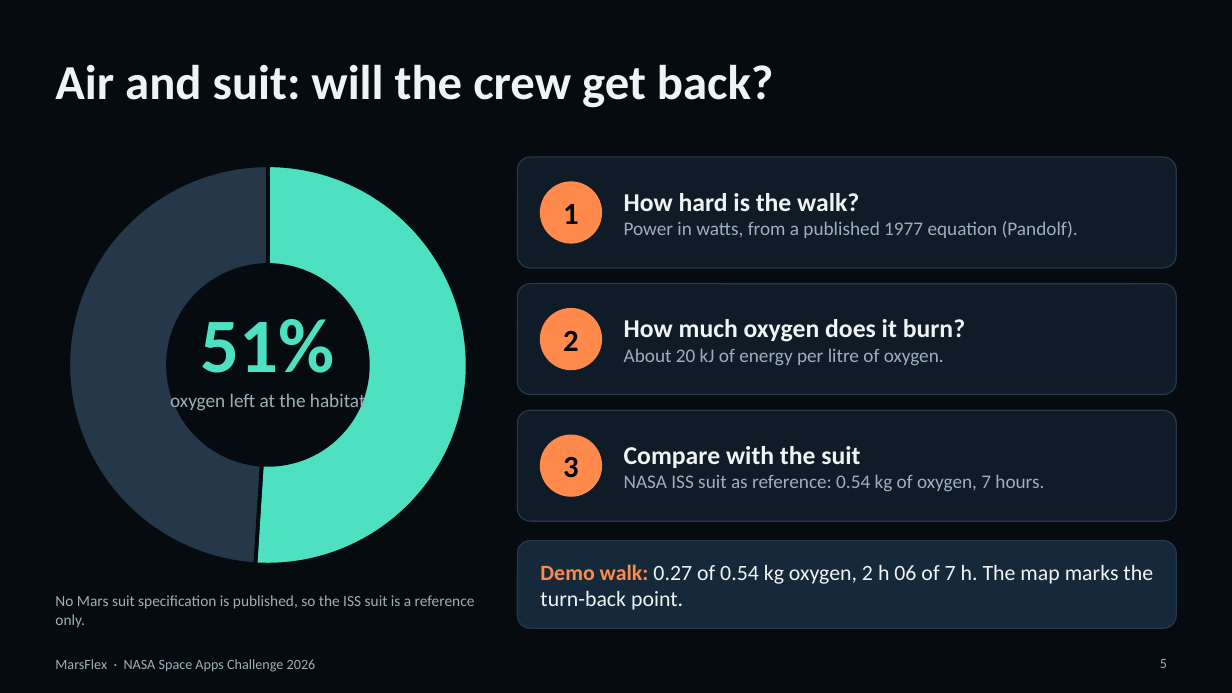
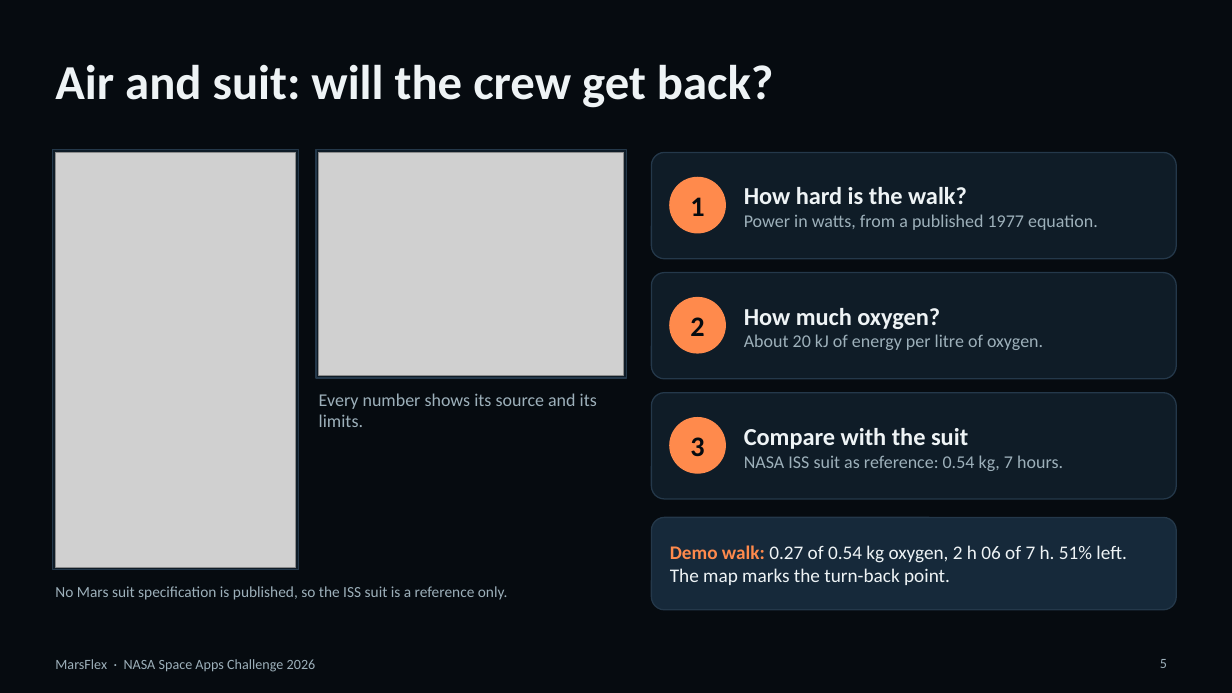
Before and after one commit to Humam-Taibeh/MarsFlex, a slide deck: slide 5 of docs/submission/presentation/MarsFlex_Presentation_4min.pptx. Drawn at 1232x693 pixels with LibreOffice and Linux fonts; fonts in the diff are those of the drawing; grey boxes stand for pictures. Boxes give left, top, right and bottom in pixels: in the first picture for what was removed or moved away, otherwise in the second. Text is boxed around its words. In the diff, an @@ line names an element or a change of style, - is before the commit and + after.

```diff
--- a/docs/submission/presentation/MarsFlex_Presentation_4min.pptx
+++ b/docs/submission/presentation/MarsFlex_Presentation_4min.pptx
@@ rectangle added at box(53, 150, 299, 570), fill #0F1C27, outline #24384A 1 pt @@
@@ doughnut chart removed at box(55, 152, 481, 578) @@
-categories: Left, Used
-Series 1: 51, 49
@@ picture added at box(55, 152, 296, 567) @@
@@ rectangle added at box(316, 150, 627, 378), fill #0F1C27, outline #24384A 1 pt @@
@@ picture added at box(319, 152, 624, 375) @@
@@ rounded rectangle: place and size @@
-rounded rectangle at box(518, 157, 1177, 268)
+rounded rectangle at box(652, 152, 1177, 259)
@@ text "1": place and size @@
-text "1" at box(563, 204, 579, 224)
+text "1" at box(690, 197, 704, 216)
@@ ellipse: place and size @@
-ellipse at box(541, 182, 602, 243)
+ellipse at box(670, 177, 726, 233)
@@ text "How hard is the walk?": place and size @@
-text "How hard is the walk?" at box(624, 193, 1078, 238)
+text "How hard is the walk?" at box(744, 187, 1098, 230)
@@ text at box(744, 187, 967, 204): size 20 to 19 pt in "How hard is the walk?" @@
@@ text at box(744, 214, 1098, 230): text changed; size 15 to 14 pt @@
-Power in watts, from a published 1977 equation (Pandolf).
+Power in watts, from a published 1977 equation.
@@ rounded rectangle: place and size @@
-rounded rectangle at box(518, 284, 1177, 395)
+rounded rectangle at box(652, 273, 1177, 379)
@@ text "2": place and size @@
-text "2" at box(563, 330, 579, 351)
+text "2" at box(690, 317, 704, 336)
@@ ellipse: place and size @@
-ellipse at box(541, 309, 602, 370)
+ellipse at box(670, 298, 726, 353)
@@ text "How much oxygen?": place and size @@
-text "How much oxygen?" at box(624, 319, 965, 366)
+text "How much oxygen?" at box(744, 308, 1043, 350)
@@ text removed at box(201, 319, 335, 373) @@
-51%
@@ text at box(744, 308, 940, 329): text changed; size 20 to 19 pt @@
-How much oxygen does it burn?
+How much oxygen?
@@ text at box(744, 334, 1043, 350): size 15 to 14 pt in "About 20 kJ of energy per litre ..." @@
@@ text removed at box(170, 393, 365, 412) @@
-oxygen left at the habitat
@@ text added at box(319, 393, 597, 427), 14 pt, text #9DB0BA @@
+Every number shows its source and its limits.
@@ rounded rectangle: place and size @@
-rounded rectangle at box(518, 410, 1177, 521)
+rounded rectangle at box(652, 393, 1177, 499)
@@ size 24 to 22 pt in 3 elements at box(690, 197, 704, 216), box(690, 317, 704, 336), box(690, 437, 704, 457) @@
@@ text "3": place and size @@
-text "3" at box(563, 456, 579, 478)
+text "3" at box(690, 437, 704, 457)
@@ ellipse: place and size @@
-ellipse at box(541, 435, 602, 496)
+ellipse at box(670, 418, 726, 473)
@@ text "Compare with the suit": place and size @@
-text "Compare with the suit" at box(624, 446, 1044, 492)
+text "Compare with the suit" at box(744, 428, 1063, 471)
@@ text at box(744, 428, 968, 449): size 20 to 19 pt in "Compare with the suit" @@
@@ text at box(744, 455, 1063, 471): text changed; size 15 to 14 pt @@
-NASA ISS suit as reference: 0.54 kg of oxygen, 7 hours.
+NASA ISS suit as reference: 0.54 kg, 7 hours.
@@ proportions changed in 4 elements at box(652, 152, 1177, 259), box(652, 273, 1177, 379), box(652, 393, 1177, 499), box(652, 518, 1177, 610) @@
@@ rounded rectangle: place and size @@
-rounded rectangle at box(518, 541, 1177, 628)
+rounded rectangle at box(652, 518, 1177, 610)
@@ text at box(670, 545, 1127, 585): text changed; size 17 to 15 pt @@
-Demo walk: 0.27 of 0.54 kg oxygen, 2 h 06 of 7 h. The map marks the turn-back point.
+Demo walk: 0.27 of 0.54 kg oxygen, 2 h 06 of 7 h. 51% left. The map marks the turn-back point.
@@ text "No Mars suit specification is ..." rewrapped from box(55, 595, 475, 628) to box(55, 586, 508, 600) @@
```
Also in this commit, not shown: 5 other slides changed, 1 other file.
